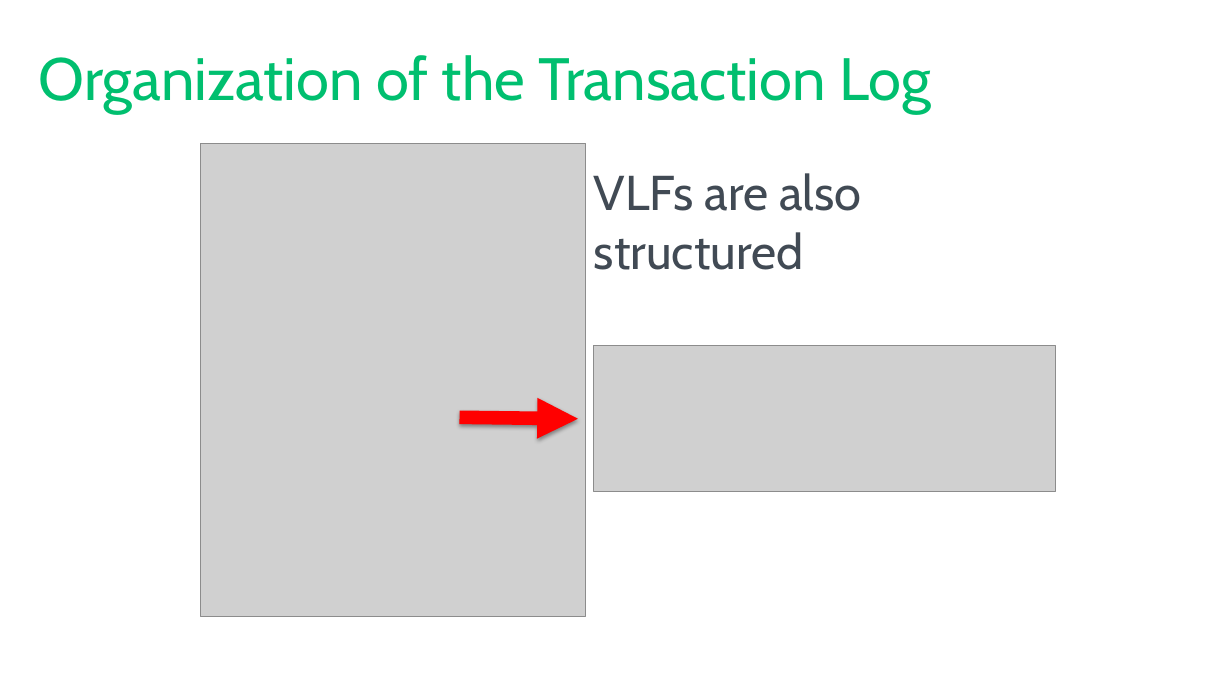
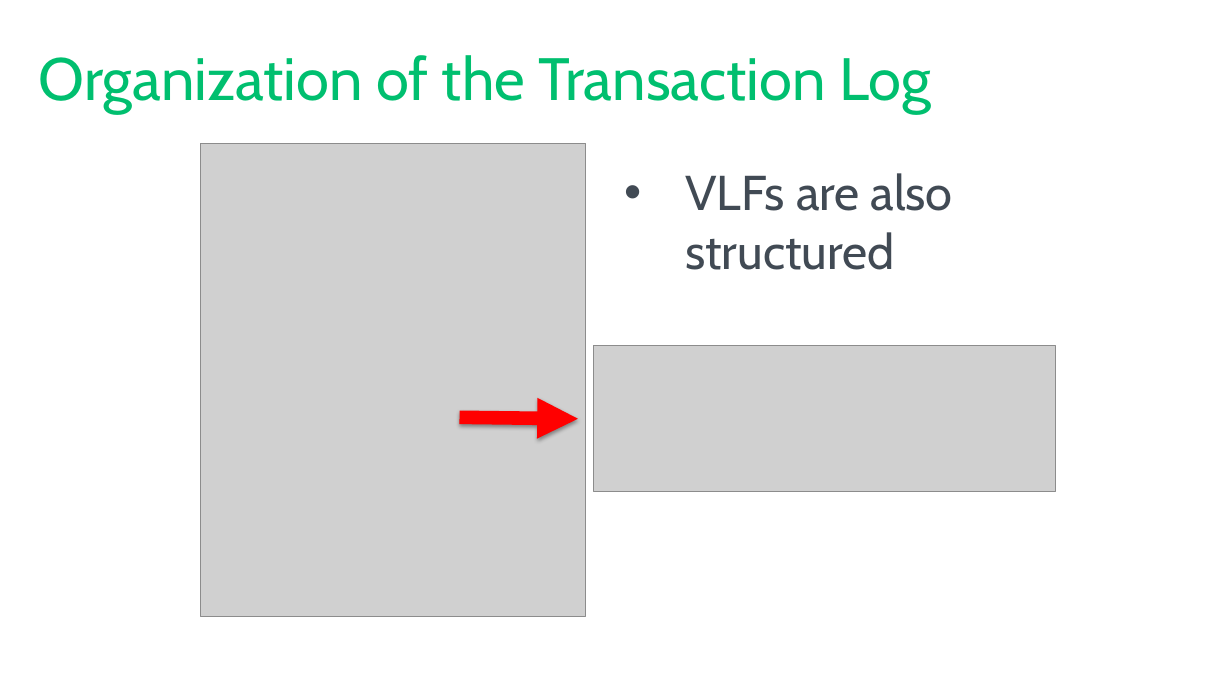
Before and after one commit to tf3604/LogFilePresentation, a slide deck: slide 17 of TransactionLog.pptx. Drawn at 1232x693 pixels with LibreOffice and Linux fonts; fonts in the diff are those of the drawing; grey boxes stand for pictures; background and template pictures are left out. Boxes give left, top, right and bottom in pixels: in the first picture for what was removed or moved away, otherwise in the second. Text is boxed around its words. In the diff, an @@ line names an element or a change of style, - is before the commit and + after.

```diff
--- a/TransactionLog.pptx
+++ b/TransactionLog.pptx
@@ text "VLFs are also structured": place and size @@
-text "VLFs are also structured" at (594,173,861,270)
+text "VLFs are also structured" at (685,173,953,270)
@@ text "VLFs are also structured" at (685,173,953,270): bullet none to • @@
```
Also in this commit, not shown: 41 other slides changed.
